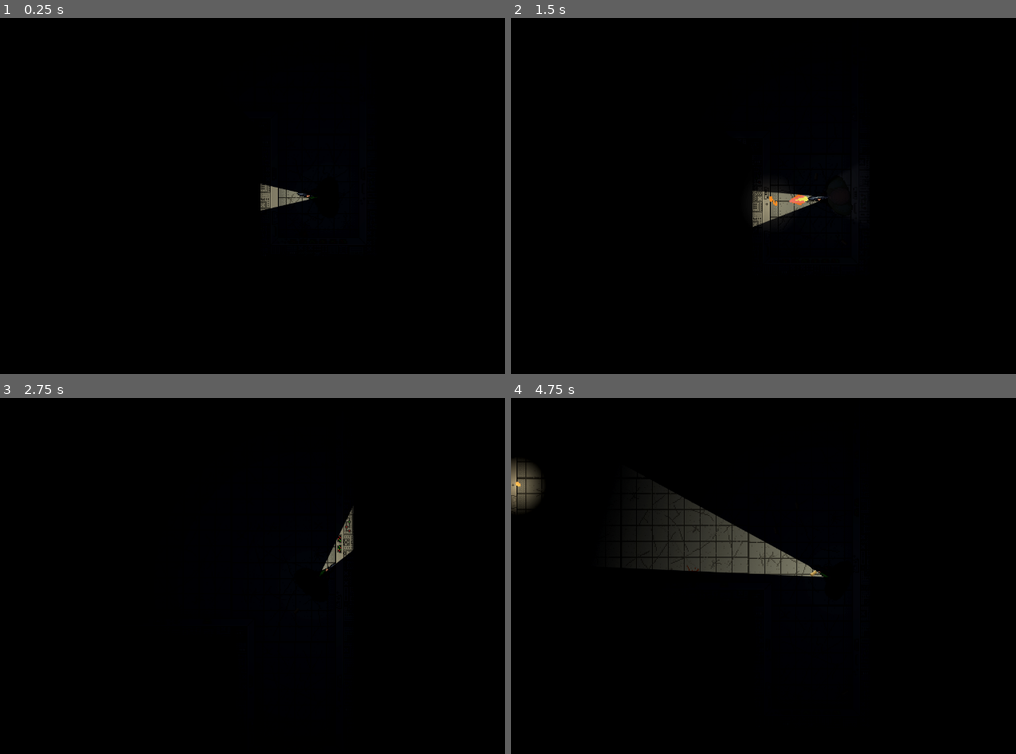
Above: before the commit, frames 1-4 (two rows, left to right).
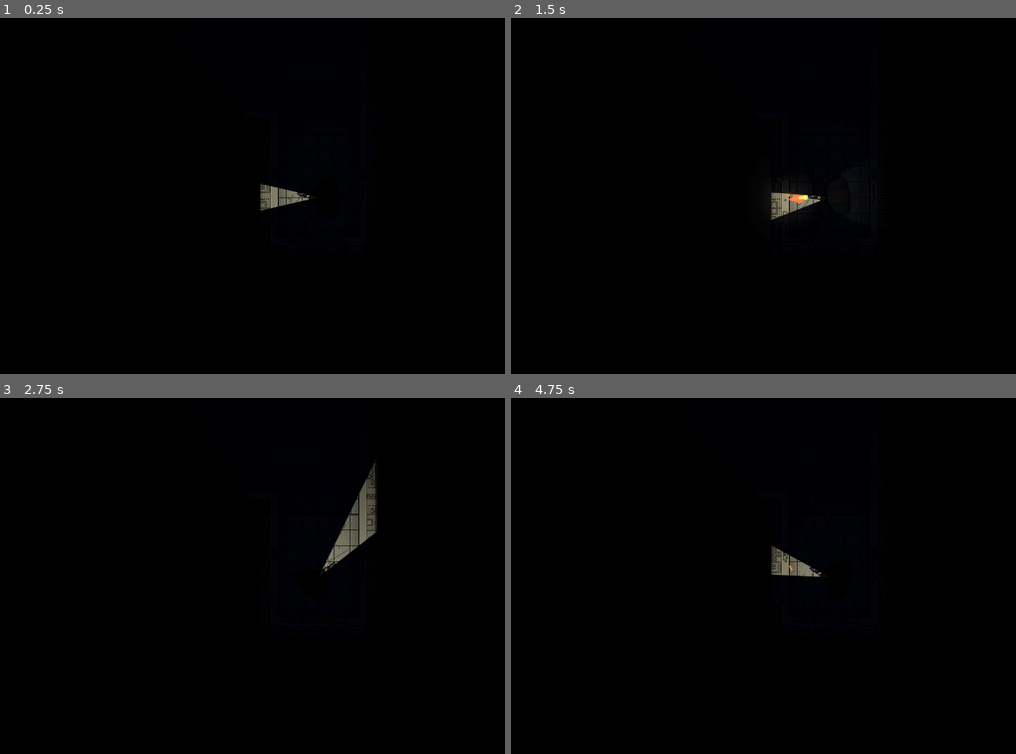
Above: after the commit, the same moments.

Repository: Ben1980/yaab
Game: Godot game, scene res://levels/level.tscn
Two runs of this game, one before a commit and one after it. Both use one fixed random seed, a clock stepped at 60 frames per second and the inputs below. Sound files missing from this copy of the repository are replaced by a short silence.
Inputs (mouse positions are in pixels of both pictures, inside the frame that each line leads up to):
- Up to frame 1 (0.25 s): no input
- Up to frame 2 (1.5 s): move the mouse to (970, 178) at 0.52 s; hold W (move_up) 0.53-1.28 s; hold Shift (player_run) 0.53-1.28 s; click (970, 178) at 0.67 s; move the mouse to (702, 213) at 1.27 s; hold S (move_down) from 1.28 s (still down); click (702, 213) at 1.35 s
- Up to frame 3 (2.75 s): move the mouse to (383, 497) at 2.02 s; release S (move_down) at 2.03 s; hold W (move_up) from 2.03 s (still down); hold Shift (player_run) from 2.03 s (still down)
- Up to frame 4 (4.75 s): move the mouse to (798, 647) at 2.77 s; release Shift (player_run) at 2.78 s; click (798, 647) at 2.85 s; move the mouse to (outside the picture) at 3.52 s; release W (move_up) at 3.53 s; hold Shift (player_run) 3.53-4.28 s; hold S (move_down) from 3.53 s (still down); move the mouse to (637, 522) at 4.27 s; click (637, 522) at 4.35 s

The runs differ from the first frame. In frame 2, 0.6% of the frame differs, in the area x 47-63%, y 48-59%; in frame 3, 1.0%; in frame 4, 4.4%, in the area x 0-63%, y 17-51%.
Error after the commit: Invalid assignment of property or key 'wait_time' with value of type 'float' on a base object of type 'null instance'. (res://characters/player/player.gd:107)

Commit message:
ambient light size adjusted

Diff:
--- a/characters/player/player.tscn
+++ b/characters/player/player.tscn
@@ -144,8 +144,8 @@
 
 [sub_resource type="GradientTexture2D" id="GradientTexture2D_exd8k"]
 gradient = SubResource("Gradient_xxgcw")
-width = 512
-height = 512
+width = 1024
+height = 1024
 fill = 1
 fill_from = Vector2(0.5, 0.5)
 fill_to = Vector2(0, 0)
@@ -159,20 +159,6 @@
 collision_layer = 2
 collision_mask = 5
 script = ExtResource("1_i3pqv")
-speed = null
-cooldown_time = null
-controller_deadzone = null
-velocity_threshold = null
-sprite_speed_scale = null
-run_speed_factor = null
-spread_threshold = null
-spread_per_shot = null
-max_spread = null
-recoil_distance = null
-recoil_duration = null
-min_heartbeat_interval = null
-max_heartbeat_interval = null
-max_enemy_distance = null
 
 [node name="AnimatedSprite2D" type="AnimatedSprite2D" parent="." unique_id=1318349671]
 sprite_frames = SubResource("SpriteFrames_hqtel")
@@ -224,7 +210,7 @@
 autoplay = true
 bus = &"Heartbeat"
 
-[node name="HeatbeatTimer" type="Timer" parent="." unique_id=1019211467]
+[node name="HeartbeatTimer" type="Timer" parent="." unique_id=1019211467]
 autostart = true
 
 [node name="Flatline" type="AudioStreamPlayer" parent="." unique_id=1281002796]
@@ -236,4 +222,4 @@
 bus = &"Gunshot"
 
 [connection signal="timeout" from="FireCooldown" to="." method="_on_fire_cooldown_timeout"]
-[connection signal="timeout" from="HeatbeatTimer" to="." method="_on_heatbeat_timer_timeout"]
+[connection signal="timeout" from="HeartbeatTimer" to="." method="_on_heartbeat_timer_timeout"]
